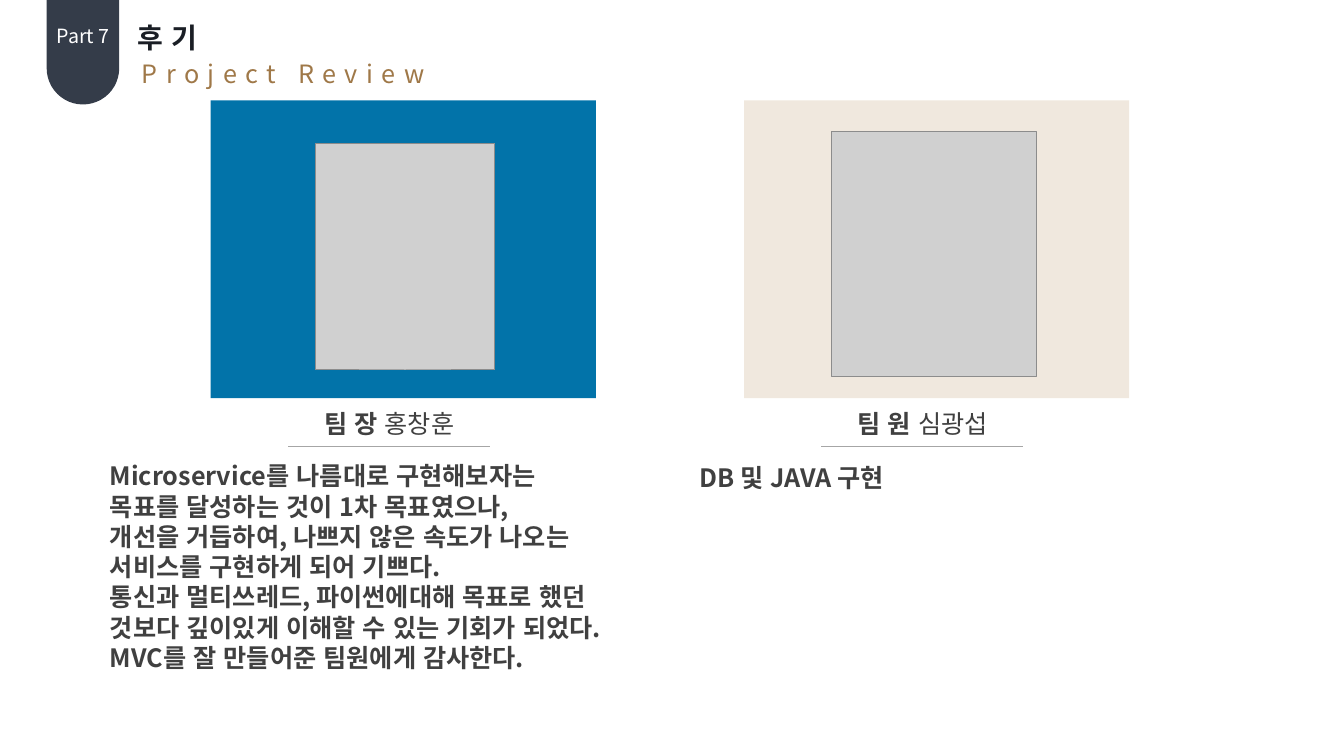
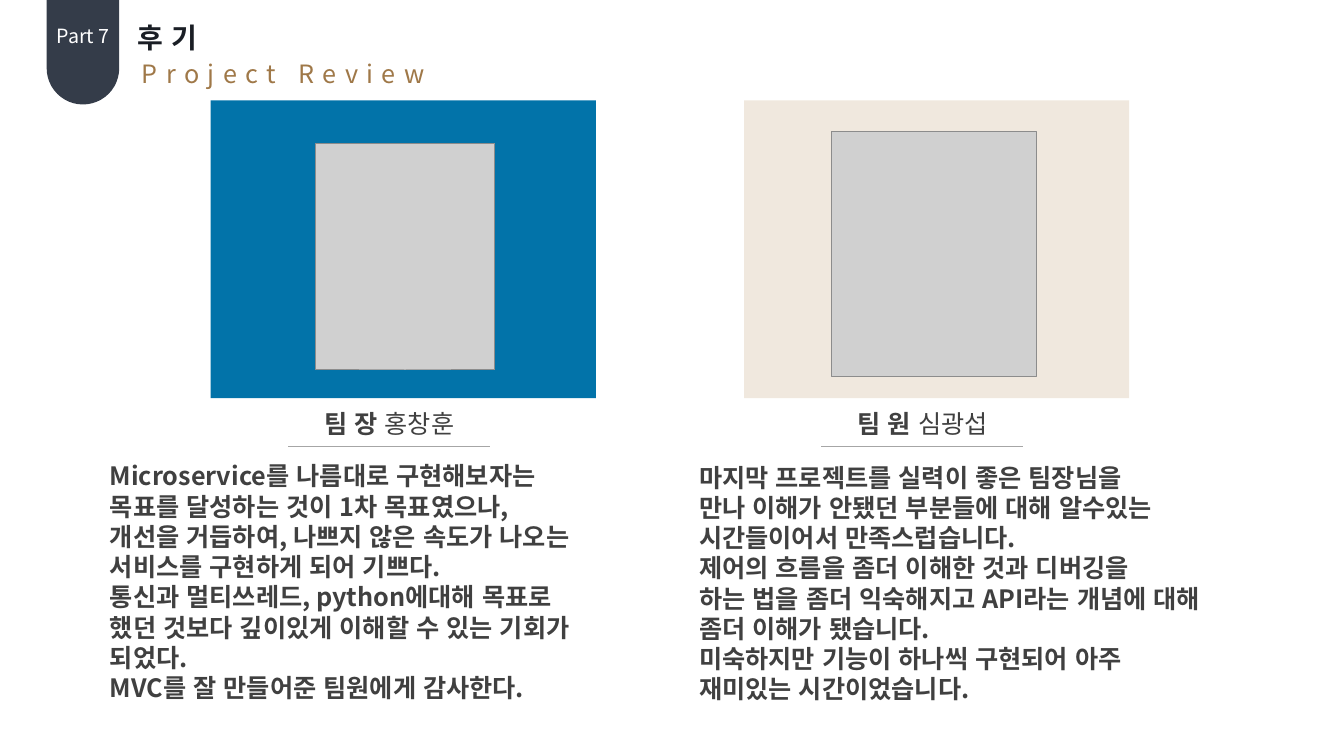
Before and after one commit to Hoonys101/bigdata, a slide deck: slide 46 of 최종.pptx (slide 43 before the commit). Drawn at 1344x756 pixels with LibreOffice and Linux fonts; fonts in the diff are those of the drawing; grey boxes stand for pictures. Boxes give left, top, right and bottom in pixels: in the first picture for what was removed or moved away, otherwise in the second. Text is boxed around its words. In the diff, an @@ line names an element or a change of style, - is before the commit and + after.

```diff
--- a/최종.pptx
+++ b/최종.pptx
@@ text at bbox=[699, 466, 1200, 701]: text changed @@
-DB 및 JAVA 구현
+마지막 프로젝트를 실력이 좋은 팀장님을
+만나 이해가 안됐던 부분들에 대해 알수있는
+시간들이어서 만족스럽습니다.
+제어의 흐름을 좀더 이해한 것과 디버깅을
+하는 법을 좀더 익숙해지고 API라는 개념에 대해 좀더 이해가 됐습니다.
+미숙하지만 기능이 하나씩 구현되어 아주
+재미있는 시간이었습니다.
@@ text at bbox=[110, 585, 570, 670]: text changed @@
-통신과 멀티쓰레드, 파이썬에대해 목표로 했던 것보다 깊이있게 이해할 수 있는 기회가 되었다.
+통신과 멀티쓰레드, python에대해 목표로
+했던 것보다 깊이있게 이해할 수 있는 기회가 되었다.
```
Also in this commit, not shown: 32 other slides changed, 3 slides added.
